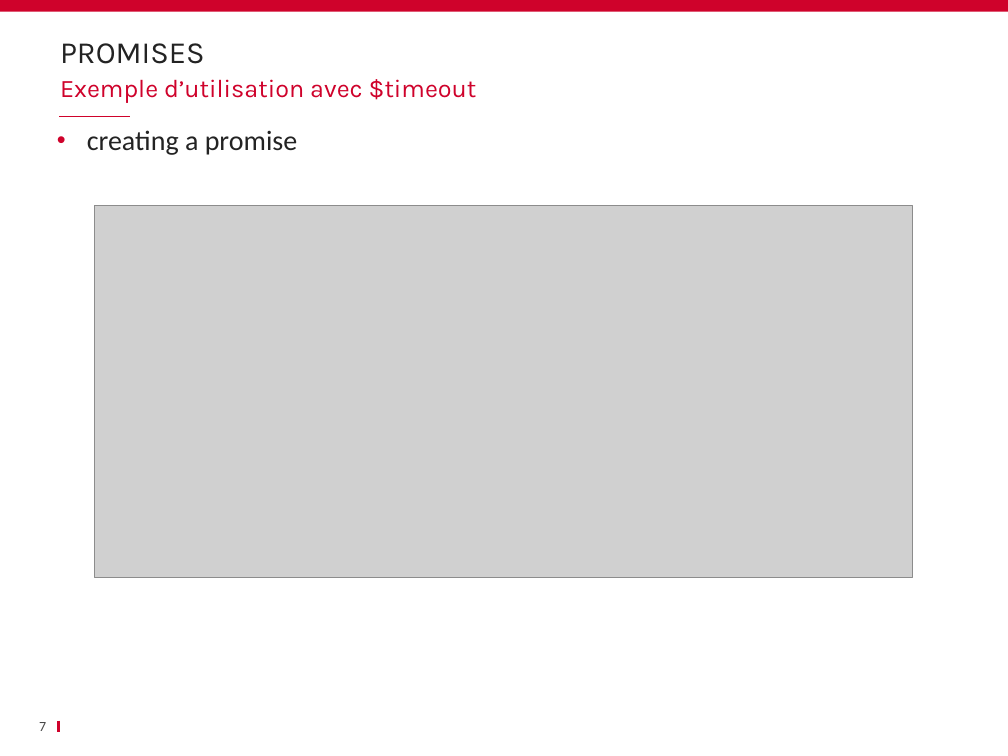
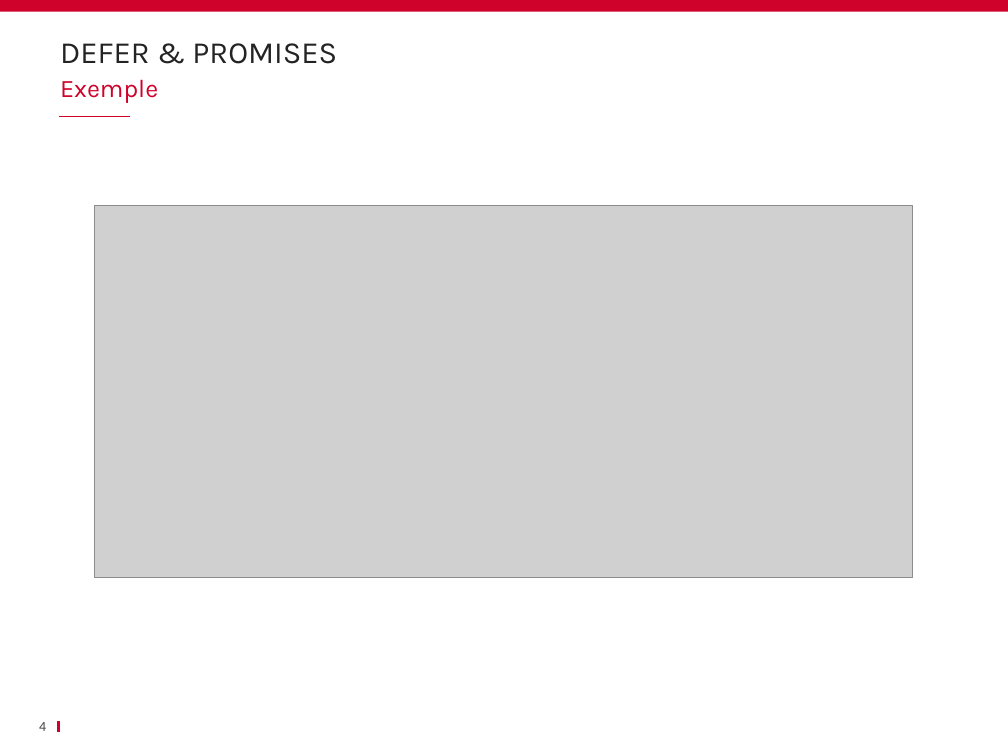
Before and after one commit to ycintre/formation-angularjs, a slide deck: slide 4 of 10 $q/$q.pptx (slide 7 before the commit). Drawn at 1008x756 pixels with LibreOffice and Linux fonts; fonts in the diff are those of the drawing; grey boxes stand for pictures; background and template pictures are left out. Boxes give left, top, right and bottom in pixels: in the first picture for what was removed or moved away, otherwise in the second. Text is boxed around its words. In the diff, an @@ line names an element or a change of style, - is before the commit and + after.

Commit message:
fix($q): improve $q

```diff
--- a/10 $q/$q.pptx
+++ b/10 $q/$q.pptx
@@ title at bbox=[60, 43, 337, 64]: text changed @@
-PROMISES
+DEFER & PROMISES
@@ text at bbox=[60, 79, 158, 103]: text changed @@
-Exemple d’utilisation avec $timeout
+Exemple
@@ text removed at bbox=[87, 130, 298, 155] @@
-• creating a promise
@@ page number at bbox=[39, 722, 46, 731]: text changed @@
-7
+4
```
Also in this commit, not shown: 6 other slides changed, 2 slides removed.
